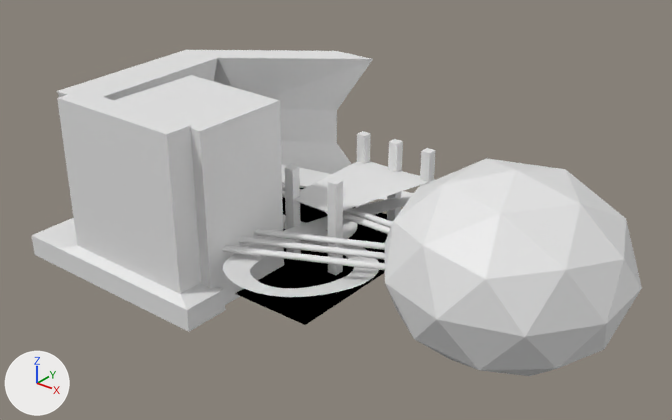
The Blender file Assets/ShadyPixelVR/Models/Tracks/MikeTrack2.blend, before and after one commit.
Before and after are seen from a 50 mm lens placed at (947.0, -1065.0, 748.0), pointed at (121.0, -32.0, 108.0). The lights are fixed; the arrows at lower left show +X, +Y and +Z.
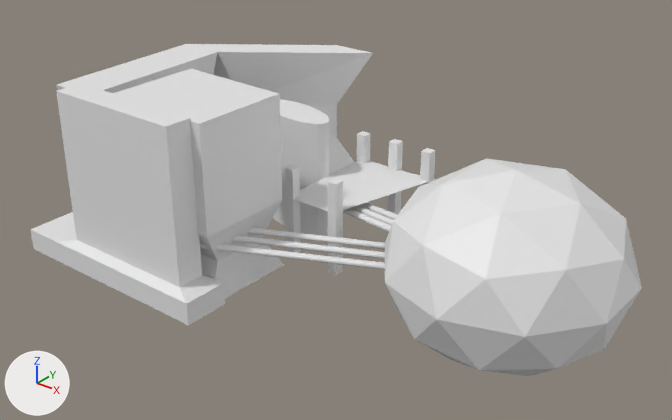
ob_nurbspath is not drawn itself; it is used by a modifier of ob_track.
ob_trackdata is not drawn itself; it is used by a modifier of ob_track.

Where the newer file only moved an object's origin or applied its transform, the numbers keep the older frame.

The change, as a diff of the scene's bpy script:
```diff
--- a/Assets/ShadyPixelVR/Models/Tracks/MikeTrack2.blend.py
+++ b/Assets/ShadyPixelVR/Models/Tracks/MikeTrack2.blend.py
@@ me_cylinder @@
 me_cylinder.from_pydata(...)  # 64 vertices, 34 faces; spans x -1.0..1.0, y -1.0..1.0, z -1.0..80.2
 # used by ob_cylinder; location = (-250.0, -4.0, 86.0); rotation_euler = (0.0, 1.571, 0.0), in degrees (0, 90, 0); scale = (4.8, 6.0, 6.0)
+# me_cylinder part 3: the whole mesh is multiplied about its middle by the matrix ((0.988, -0.071, -0.128), (0.007, 0.951, -0.215), (0.125, 0.303, 0.658)), then moved by (-0.6, 2.1, 19.3)
@@ me_cube_008 @@
 me_cube_008.from_pydata(...)  # 62 vertices, 62 faces; spans x -1.29..9.12, y -2.18..6.3, z -1.0..1.03
 # used by ob_cube_006; location = (-286.0, -155.0, 136.0); scale = (37.4, 64.6, 147.0)
+# me_cube_008 part 4: the whole mesh is moved by (0.0, 0.0, 0.07)
@@ me_cube_007 @@
 # used by ob_cube_005; location = (18.0, -139.0, 136.0); scale = (26.2, 64.6, 147.0)
-me_cube_007.from_pydata(...)  # 16 vertices, 14 faces; spans x -6.31..1.0, y -1.52..1.04, z -1.0..1.01
+me_cube_007.from_pydata(...)  # 28 vertices, 26 faces; spans x -147.39..44.09, y -237.36..-71.91, z -11.14..285.14
+# me_cube_007 part 5: the whole mesh is rebuilt
@@ me_plane_001 @@
 me_plane_001.from_pydata(...)  # 4 vertices, 1 face; spans x -1.5..1.5, y -1.5..1.5, z 0.0
 # used by ob_plane_001; location = (0.0, 0.0, -1.0); scale = (125.0, 125.0, 125.0)
 # verts and faces of me_plane_001; kept vertices keep their numbers, new ones are numbered from 4
+# me_plane_001 part 1
+delete_vertices([*range(0, 4)])  # with the faces that use them
 me_plane_001.materials.append(mat_material)
@@ me_plane @@
 me_plane.from_pydata(...)  # 5 vertices, 4 faces; spans x -2.0..2.0, y -16.0..16.0, z 0.0
 # used by ob_track; location = (-3.0, 6.0, 0.0); scale = (1.25, 1.25, 1.0)
 # verts and faces of me_plane; kept vertices keep their numbers, new ones are numbered from 5
+# me_plane part 2
+delete_vertices([*range(0, 5)])  # with the faces that use them
+verts[5] = (-5.8, -14.0, 0.0)
+verts[6] = (-5.8, 26.0, 0.0)
+verts[7] = (-5.8, 26.0, 0.0)
+verts[8] = (-5.8, 27.0, 0.0)
+verts[9] = (-5.8, -15.0, 0.0)
+for new, old in zip([*range(10, 15)], [*range(5, 10)]): verts[new] = verts[old] + (5.0, 0.0, 0.0)
+verts[15] = (-3.3, 6.0, 0.0)
+faces += [(5, 10, 15), (10, 11, 15), (6, 15, 11), (5, 15, 6), (6, 11, 12, 7)]  # mat_material_001 (dark grey #473a3b)
+faces += [(7, 12, 13, 8), (5, 9, 14, 10)]  # mat_material_002 (white #e7e7e7)
+me_plane.materials.append(mat_material_001)  # dark grey #473a3b
+me_plane.materials.append(mat_material_002)  # white #e7e7e7
@@ cu_nurbspath @@
 _sp = cu_nurbspath.splines.new('NURBS'); _sp.points.add(23)
-_sp.points.foreach_set('co', [-48.01, 0.472, 26.6, 1.0, -25.24, 0.472, 26.6, 1.0, -2.474, 0.472, 26.6, 1.0, 20.29, 0.472, 26.6, 1.0, 43.06, 0.472, 26.6, 1.0, 182.6, 0.472, 21.6, 1.0, 182.6, -185.5, 74.14, 1.0, 121.1, -216.7, 81.6, 1.0, 75.76, -190.5, 76.91, 1.0, 59.61, -173.7, 73.07, 1.0, 45.86, -67.23, 61.6, 1.0, 91.16, 25.07, 70.6, 1.0, 112.4, 116.0, 71.6, 1.0, 118.7, 201.8, 14.6, 1.0, -0.242, 176.5, 13.6, 1.0, -99.14, 109.4, 41.6, 1.0, -163.9, 58.97, 60.6, 1.0, -187.9, -84.03, 85.6, 1.0, -114.4, -153.0, 80.6, 1.0, 7.558, -29.53, -10.4, 1.0, 64.66, 39.97, 7.6, 1.0, 33.16, 96.47, 7.6, 1.0, -124.6, 134.6, 7.6, 1.0, -123.7, 11.57, 17.6, 1.0])
-_sp.points.foreach_set('tilt', [0.0, 0.0, 0.0, 0.0, 0.0, 0.0, 0.218, 0.349, 0.267, 0.199, 0.0, 0.0, 0.0, 0.0, -0.175, -1.134, -0.698, 0.0, -0.698, -0.349, 0.0, 0.0, 0.0, 0.0])
+_sp.points.foreach_set('co', [-48.01, 0.472, 26.6, 1.0, -25.24, 0.472, 26.6, 1.0, -2.474, 0.472, 26.6, 1.0, 20.29, 0.472, 26.6, 1.0, 43.06, 0.472, 26.6, 1.0, 182.6, 0.472, 21.6, 1.0, 182.6, -185.5, 74.14, 1.0, 121.1, -216.7, 81.6, 1.0, 75.76, -190.5, 76.91, 1.0, 59.61, -173.7, 73.07, 1.0, 45.86, -67.23, 61.6, 1.0, 91.16, 25.07, 70.6, 1.0, 112.4, 99.97, 71.6, 1.0, 70.66, 201.8, 69.6, 1.0, -0.242, 176.5, 55.6, 1.0, -99.14, 109.4, 54.6, 1.0, -163.9, 14.17, 72.6, 1.0, -187.9, -84.03, 85.6, 1.0, -114.4, -153.0, 80.6, 1.0, 57.16, -28.73, -0.4, 1.0, 64.66, 39.97, 0.6, 1.0, 33.16, 96.47, 0.6, 1.0, -124.6, 134.6, 0.6, 1.0, -123.7, 11.57, 17.6, 1.0])
+_sp.points.foreach_set('tilt', [0.0, 0.0, 0.0, 0.0, 0.0, 0.0, 0.305, 0.436, 0.354, 0.199, 0.175, -0.436, -0.96, -1.396, -0.436, -1.309, -0.698, -0.698, -0.698, 0.0, 0.0, 0.0, 0.0, 0.0])
 _sp.order_u = 5
@@ ob_cube_005 @@
 ob_cube_005 = bpy.data.objects.new('Cube.005', me_cube_007)
-ob_cube_005.location = (18.0, -139.0, 136.0)
-ob_cube_005.scale = (26.2, 64.6, 147.0)
+ob_cube_005.location = (0.0, 0.0, 11.0)
@@ ob_plane_001 @@
 ob_plane_001 = bpy.data.objects.new('Plane.001', me_plane_001)
-ob_plane_001.location = (0.0, 0.0, -1.0)
+ob_plane_001.location = (0.0, 0.0, -45.0)
 ob_plane_001.scale = (125.0, 125.0, 125.0)
+ob_plane_001.hide_set(True)  # its collection is switched off
@@ ob_nurbspath @@
-ob_nurbspath = bpy.data.objects.new('NurbsPath', cu_nurbspath)
@@ ob_track @@
 ob_track = bpy.data.objects.new('Track', me_plane)
-ob_track.location = (-3.0, 6.0, 0.0)
-ob_track.scale = (1.25, 1.25, 1.0)
+ob_track.location = (0.0, 0.0, 0.0)
 _m = ob_track.modifiers.new('Array', 'ARRAY')
-_m.fit_type = 'FIT_CURVE'
+_m.fit_type = 'FIT_LENGTH'
 _m.count = 235
-_m.curve = ob_nurbspath
+_m.fit_length = 2385.0
+_m.curve = ob_trackdata
 _m.constant_offset_displace = (0.0, 0.0, 0.0)
 _m.use_merge_vertices = True
-_m.merge_threshold = 0.1
+_m.merge_threshold = 1.0
 _m = ob_track.modifiers.new('Curve', 'CURVE')
-_m.object = ob_nurbspath
+_m.object = ob_trackdata
+ob_track.hide_set(True)  # its collection is switched off
@@ ob_trackdata @@
+ob_trackdata = bpy.data.objects.new('TrackData', cu_nurbspath)
+ob_trackdata.location = (-3.335, 5.994, 0.0)
+ob_trackdata.scale = (1.25, 1.25, 1.0)
@@ ob_cylinder_005 @@
+ob_cylinder_005 = bpy.data.objects.new('Cylinder.005', me_cylinder_006)  # 64 vertices, 34 faces; spans x -49.0..276.0, y -18.0..98.0, z 60.0..119.0
+ob_cylinder_005.location = (0.0, 0.0, 1.0)
@@ ob_cylinder_006 @@
+ob_cylinder_006 = bpy.data.objects.new('Cylinder.006', me_cylinder_007)  # 64 vertices, 34 faces; spans x -121.0..30.0, y 32.0..104.0, z 0.0..207.0
+ob_cylinder_006.location = (0.0, 0.0, 0.0)
```

What differs and where, as boxes (x1, y1, x2, y2) in the pictures (672 x 420 px):
'Cube.006', mesh moved
    before: (32, 50, 373, 332)
    after: (31, 44, 373, 325)
'Cube.005', reshaped, moved, rescaled
    before: (114, 75, 284, 305)
    after: (113, 69, 284, 299)
'Plane.001', hidden
    before: (235, 188, 388, 325)
'Track', deleted, added, hidden
    before: (223, 164, 414, 297)
'Cylinder.006', added
    after: (273, 99, 329, 236)
'Cylinder', reshaped
    before: (282, 190, 390, 234)
    after: (343, 208, 391, 232)
'Cylinder.005', added
    after: (358, 202, 397, 220)
